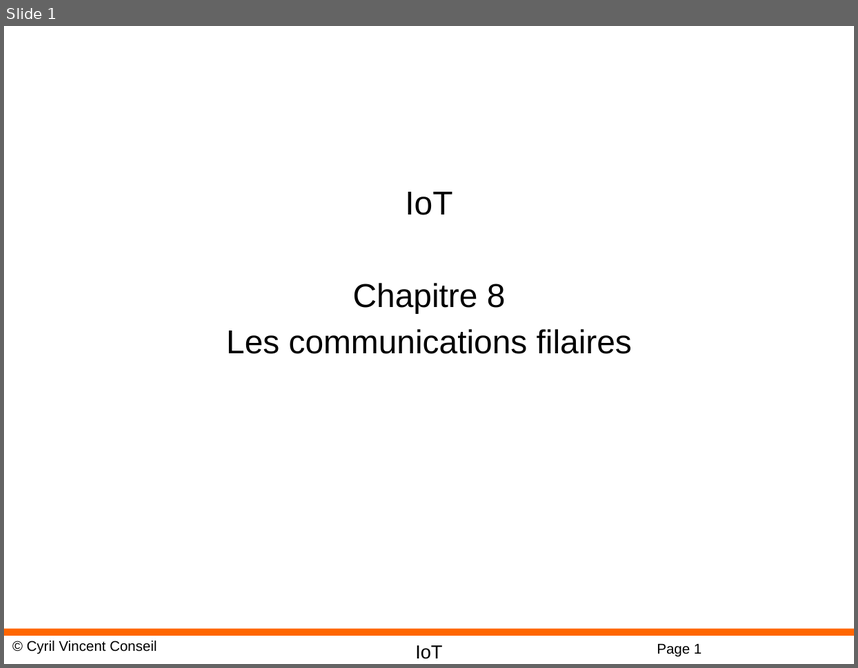
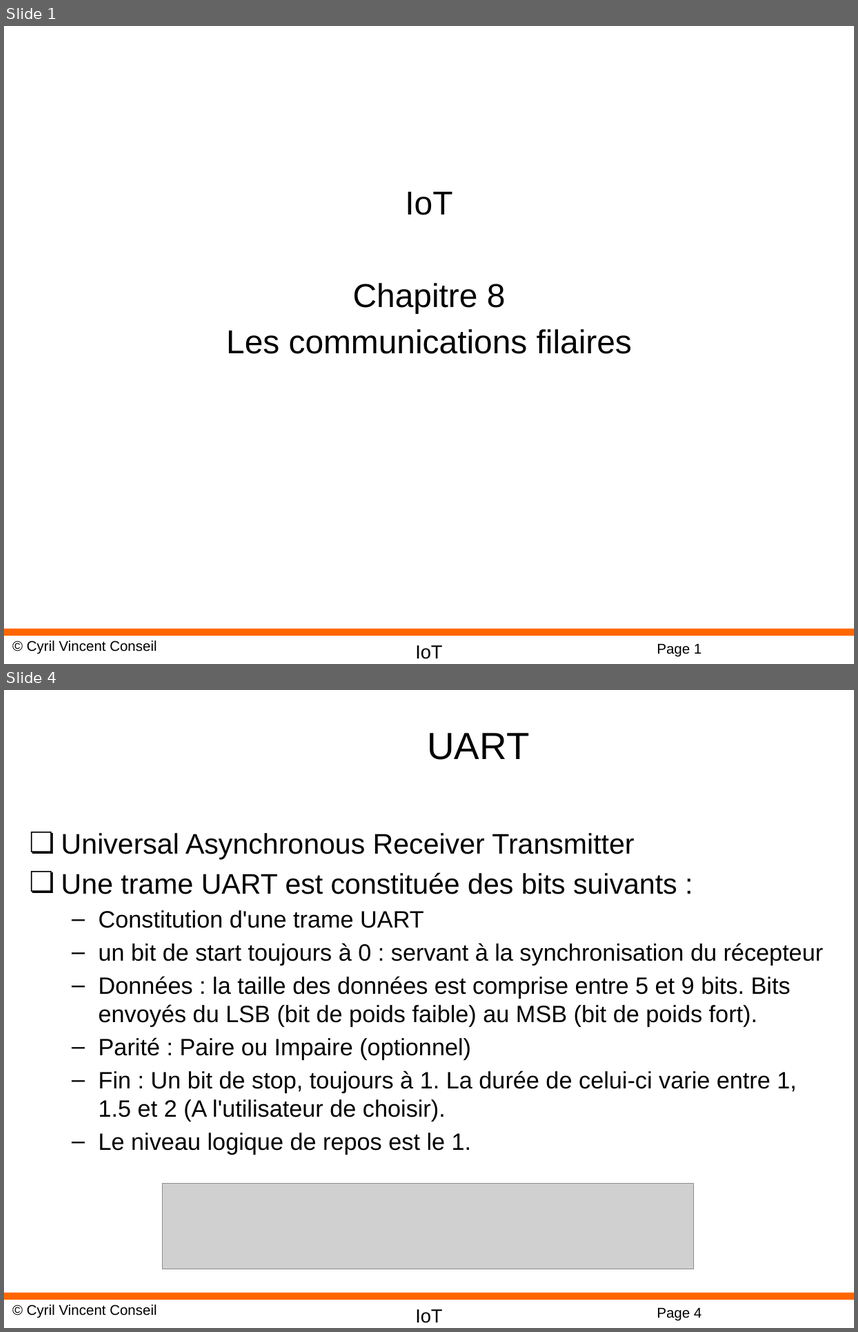
Before and after one commit to cyrilvincent/IoT, a slide deck: ppt/IoT08-Wire.pptx. Shown one above the other, each under a label of ours: slide 1 before the commit, slides 1 and 4 after it; the slides between them are not shown. The pictures are 858x668 and 858x1332 pixels, drawn with LibreOffice and Linux fonts; fonts in the diff are those of the drawing; grey boxes stand for pictures; background and template pictures are left out. Boxes give left, top, right and bottom in pixels: in the first picture for what was removed or moved away, otherwise in the second. Text is boxed around its words. In the diff, an @@ line names an element or a change of style, - is before the commit and + after.

```diff
--- a/ppt/IoT08-Wire.pptx
+++ b/ppt/IoT08-Wire.pptx
@@ slide 4 added at [4,690,854,1328], background #FFFFFF; not listed: 4 template elements that a slide beside it also shows @@
@@ title added at [427,733,529,760], 32 pt, text #000000 @@
+UART
@@ text added at [61,833,824,1154], 20 pt, text #000000 @@
+❏ Universal Asynchronous Receiver Transmitter
+❏ Une trame UART est constituée des bits suivants :
+  – Constitution d'une trame UART
+  – un bit de start toujours à 0 : servant à la synchronisation du récepteur
+  – Données : la taille des données est comprise entre 5 et 9 bits. Bits envoyés du LSB (bit de poids faible) au MSB (bit de poids fort).
+  – Parité : Paire ou Impaire (optionnel)
+  – Fin : Un bit de stop, toujours à 1. La durée de celui-ci varie entre 1, 1.5 et 2 (A l'utilisateur de choisir).
+  – Le niveau logique de repos est le 1.
@@ picture added at [162,1183,693,1269] @@
```
Also in this commit, not shown: 11 other slides added, 1 slide removed, 7 other files.
